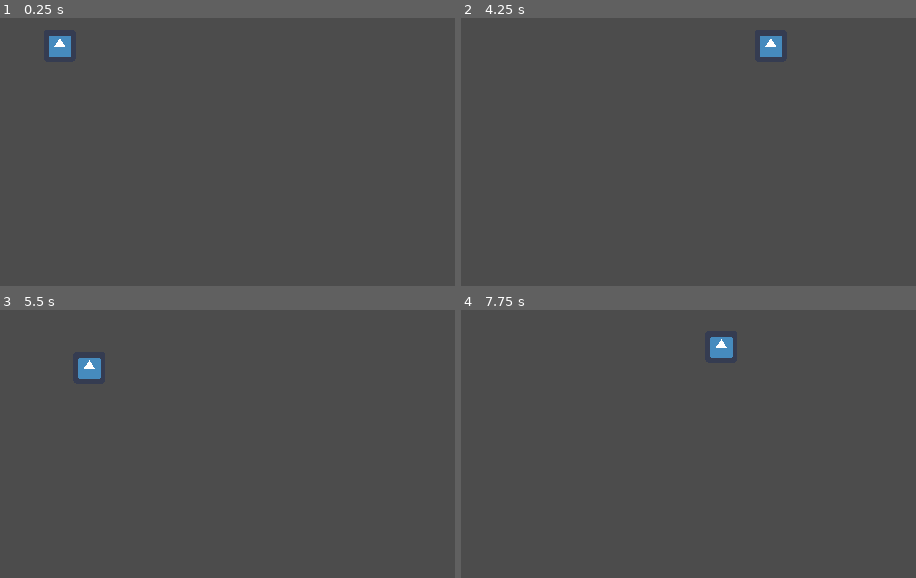
Above: before the commit, frames 1-4 (two rows, left to right).
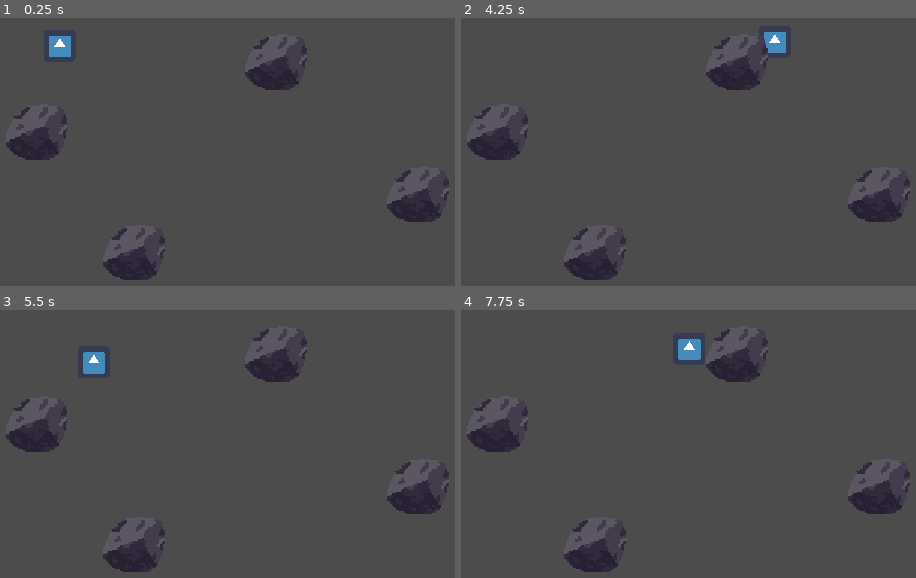
Above: after the commit, the same moments.

Repository: Argha-Ghosh/growth
Game: Godot game, scene res://Scenes/Level-1_Main Scene.tscn
Two runs of this game, one before a commit and one after it. Both use one fixed random seed, a clock stepped at 60 frames per second and the inputs below. The engine's default icon, where the game draws it, is replaced by a stand-in: a white triangle on a blue panel in a dark square.
Inputs:
- Up to frame 1 (0.25 s): no input
- Up to frame 2 (4.25 s): tap Enter at 0.5 s; hold D (Move_right) 0.53-1.28 s; hold S (Move_down) 1.28-2.03 s; hold D (Move_right) 2.03-2.78 s; hold W (Move_up) 2.78-3.53 s; hold A (Move_left) from 3.53 s (still down)
- Up to frame 3 (5.5 s): release A (Move_left) at 5.03 s; hold S (Move_down) from 5.03 s (still down)
- Up to frame 4 (7.75 s): release S (Move_down) at 5.78 s; hold D (Move_right) 5.78-6.53 s; hold W (Move_up) 6.53-7.28 s; hold D (Move_right) from 7.28 s (still down)

The runs differ from the first frame. In frame 1, 4.3% of the frame differs, in the area x 1-99%, y 7-98%; in frame 2, 4.6%; in frame 3, 4.6%; in frame 4, 5.0%.

Commit message:
Created the player and boulder scene
Created a player scene to make it reusable and created the boulder sprite and boulder scene as an obstacle...Nothing else yet :(

Diff:
--- /dev/null
+++ b/Assets/Obstacles/Boulder.tscn
@@ -0,0 +1,21 @@
+[gd_scene load_steps=3 format=2]
+
+[ext_resource path="res://Assets/Sprites/Boulder.png" type="Texture" id=1]
+
+[sub_resource type="CapsuleShape2D" id=3]
+radius = 10.9997
+height = 19.9993
+
+[node name="Boulder" type="StaticBody2D"]
+scale = Vector2( 0.75, 0.75 )
+__meta__ = {
+"_edit_group_": true
+}
+
+[node name="Sprite" type="Sprite" parent="."]
+texture = ExtResource( 1 )
+
+[node name="CollisionShape2D" type="CollisionShape2D" parent="."]
+position = Vector2( 1.333, 4.778 )
+rotation = -1.5708
+shape = SubResource( 3 )
--- /dev/null
+++ b/Assets/Player/Player.tscn
@@ -0,0 +1,21 @@
+[gd_scene load_steps=4 format=2]
+
+[ext_resource path="res://Assets/Player/Player.gd" type="Script" id=1]
+[ext_resource path="res://Assets/Player/icon.png" type="Texture" id=2]
+
+[sub_resource type="RectangleShape2D" id=2]
+extents = Vector2( 8, 8 )
+
+[node name="Player" type="KinematicBody2D"]
+position = Vector2( 46, 43 )
+script = ExtResource( 1 )
+__meta__ = {
+"_edit_group_": true
+}
+
+[node name="Sprite" type="Sprite" parent="."]
+scale = Vector2( 0.25, 0.25 )
+texture = ExtResource( 2 )
+
+[node name="CollisionShape2D" type="CollisionShape2D" parent="."]
+shape = SubResource( 2 )
--- a/Scenes/Level-1_Main Scene.tscn
+++ b/Scenes/Level-1_Main Scene.tscn
@@ -1,17 +1,20 @@
 [gd_scene load_steps=3 format=2]
 
-[ext_resource path="res://Assets/Player/icon.png" type="Texture" id=1]
-[ext_resource path="res://Assets/Player/Player.gd" type="Script" id=2]
+[ext_resource path="res://Assets/Player/Player.tscn" type="PackedScene" id=1]
+[ext_resource path="res://Assets/Obstacles/Boulder.tscn" type="PackedScene" id=2]
 
 [node name="Level-1_Main Scene" type="Node2D"]
 
-[node name="Player" type="KinematicBody2D" parent="."]
-position = Vector2( 46, 43 )
-script = ExtResource( 2 )
-__meta__ = {
-"_edit_group_": true
-}
+[node name="Player" parent="." instance=ExtResource( 1 )]
 
-[node name="Sprite" type="Sprite" parent="Player"]
-scale = Vector2( 0.25, 0.25 )
-texture = ExtResource( 1 )
+[node name="Boulder" parent="." instance=ExtResource( 2 )]
+position = Vector2( 153, 53 )
+
+[node name="Boulder2" parent="." instance=ExtResource( 2 )]
+position = Vector2( 33, 88 )
+
+[node name="Boulder3" parent="." instance=ExtResource( 2 )]
+position = Vector2( 224, 119 )
+
+[node name="Boulder4" parent="." instance=ExtResource( 2 )]
+position = Vector2( 82, 148 )
Binary file added: Assets/Sprites/Bat_sprite.png
Not shown, added: Assets/Sprites/Bat_sprite.png.import
Binary file added: Assets/Sprites/Boulder.png
Not shown, added: Assets/Sprites/Boulder.png.import
Not shown, changed: Assets/Raw/Bat Raw/Pixel Bat.xcf
Not shown, added: Assets/Raw/Boulder.xcf
